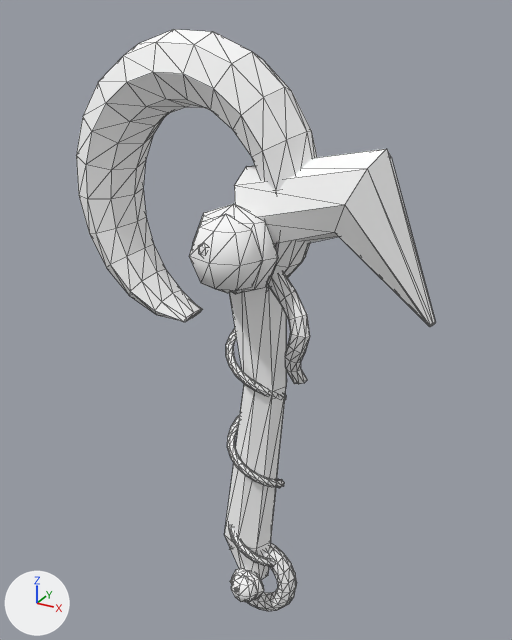
Renders of the OBJ model src/main/resources/assets/sunlit_journal_core/models/fantasy/blood_eclipse/pickaxe.obj from each side of a commit.
Camera for both pictures: a 50 mm camera at (0.976, -1.367, 0.971) aimed at (0.493, -0.488, 0.532). Every picture has the same lights, and +X, +Y and +Z are marked at lower left. The picture after the commit comes second. Mesh edges are drawn as thin lines. Where no turn or scale is listed for an object, it has been applied to the vertices. Vertices at exactly the same position are counted once.

Names of what the first picture shows: 'pickaxe'.
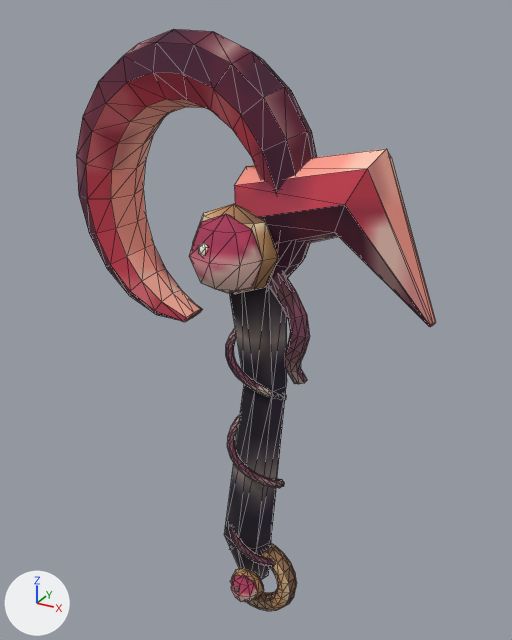
Patch to the scene script:
```diff
--- a/src/main/resources/assets/sunlit_journal_core/models/fantasy/blood_eclipse/pickaxe.obj.py
+++ b/src/main/resources/assets/sunlit_journal_core/models/fantasy/blood_eclipse/pickaxe.obj.py
@@ img_light @@
+img_light = load_image('light', '../../../textures/item/fantasy_materials/blood_eclipse/light.png', 64, 64, 'sRGB')
@@ img_main @@
+img_main = load_image('main', '../../../textures/item/fantasy_materials/blood_eclipse/main.png', 64, 64, 'sRGB')
@@ img_shade @@
+img_shade = load_image('shade', '../../../textures/item/fantasy_materials/blood_eclipse/shade.png', 64, 64, 'sRGB')
@@ img_edge @@
+img_edge = load_image('edge', '../../../textures/item/fantasy_materials/blood_eclipse/edge.png', 64, 64, 'sRGB')
@@ img_gem @@
+img_gem = load_image('gem', '../../../textures/item/fantasy_materials/blood_eclipse/gem.png', 16, 16, 'sRGB')
@@ img_metal @@
+img_metal = load_image('metal', '../../../textures/item/fantasy_materials/blood_eclipse/metal.png', 64, 64, 'sRGB')
@@ img_wrap @@
+img_wrap = load_image('wrap', '../../../textures/item/fantasy_materials/blood_eclipse/wrap.png', 32, 32, 'sRGB')
@@ img_grip @@
+img_grip = load_image('grip', '../../../textures/item/fantasy_materials/blood_eclipse/grip.png', 32, 32, 'sRGB')
@@ img_grip_shade @@
+img_grip_shade = load_image('grip_shade', '../../../textures/item/fantasy_materials/blood_eclipse/grip_shade.png', 32, 32, 'sRGB')
@@ mat_grip_shade @@
 mat_grip_shade = principled_material('grip_shade')
-mat_grip_shade.texture = img_fantasy_white
+mat_grip_shade.texture = img_grip_shade
 mat_grip_shade.roughness = 1.0
@@ mat_grip @@
 mat_grip = principled_material('grip')
-mat_grip.texture = img_fantasy_white
+mat_grip.texture = img_grip
 mat_grip.roughness = 1.0
@@ mat_wrap @@
 mat_wrap = principled_material('wrap')
-mat_wrap.texture = img_fantasy_white
+mat_wrap.texture = img_wrap
 mat_wrap.roughness = 1.0
@@ mat_metal @@
 mat_metal = principled_material('metal')
-mat_metal.texture = img_fantasy_white
+mat_metal.texture = img_metal
 mat_metal.roughness = 1.0
@@ mat_gem @@
 mat_gem = principled_material('gem')
-mat_gem.texture = img_fantasy_white
+mat_gem.texture = img_gem
 mat_gem.roughness = 1.0
@@ mat_edge @@
 mat_edge = principled_material('edge')
-mat_edge.texture = img_fantasy_white
+mat_edge.texture = img_edge
 mat_edge.roughness = 1.0
@@ mat_shade @@
 mat_shade = principled_material('shade')
-mat_shade.texture = img_fantasy_white
+mat_shade.texture = img_shade
 mat_shade.roughness = 1.0
@@ mat_main @@
 mat_main = principled_material('main')
-mat_main.texture = img_fantasy_white
+mat_main.texture = img_main
 mat_main.roughness = 1.0
@@ mat_light @@
 mat_light = principled_material('light')
-mat_light.texture = img_fantasy_white
+mat_light.texture = img_light
 mat_light.roughness = 1.0
@@ me_pickaxe @@
 me_pickaxe.from_pydata(...)  # 899 vertices, 1748 faces; spans x 0.193..0.77, y -0.628..-0.437, z -0.033..0.945
 # used by ob_pickaxe; location = (0.0, 0.0, 0.0)
+# me_pickaxe part 1: texture (UV) coordinates of 1748 of 1748 faces, centred in x 0.198..0.768, y -0.621..-0.444, z -0.031..0.939, changed; they spanned u 0.5..0.5, v 0.5..0.5 and now span u 0.0..1.0, v 0.0..1.0
 me_pickaxe.materials.append(mat_grip_shade)
```

Where the change shows, as pixel boxes [x1, y1, x2, y2] in the pictures (512 x 640 px):
'pickaxe', surface changed (white to brown)
    both: [76, 29, 436, 611]
